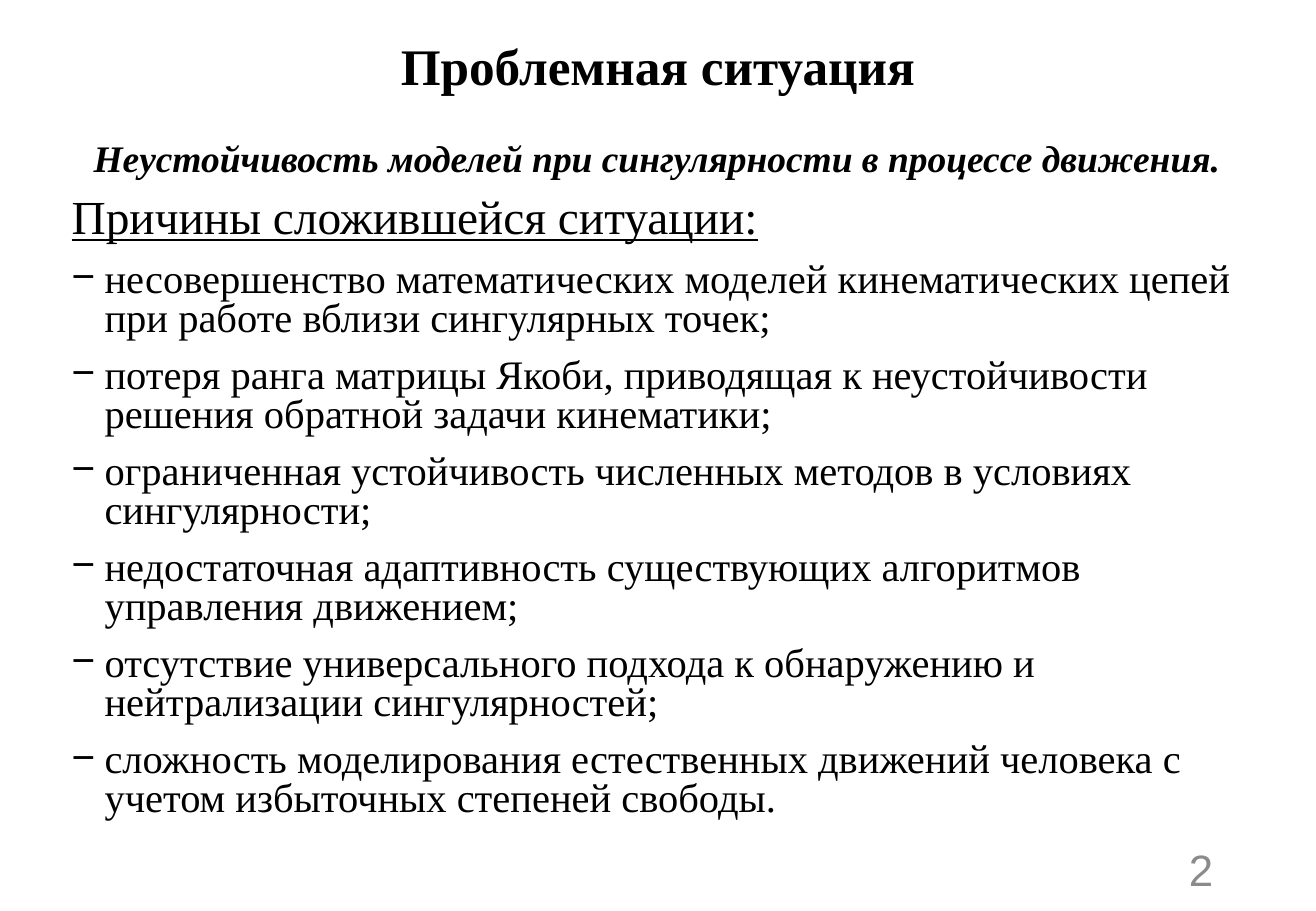
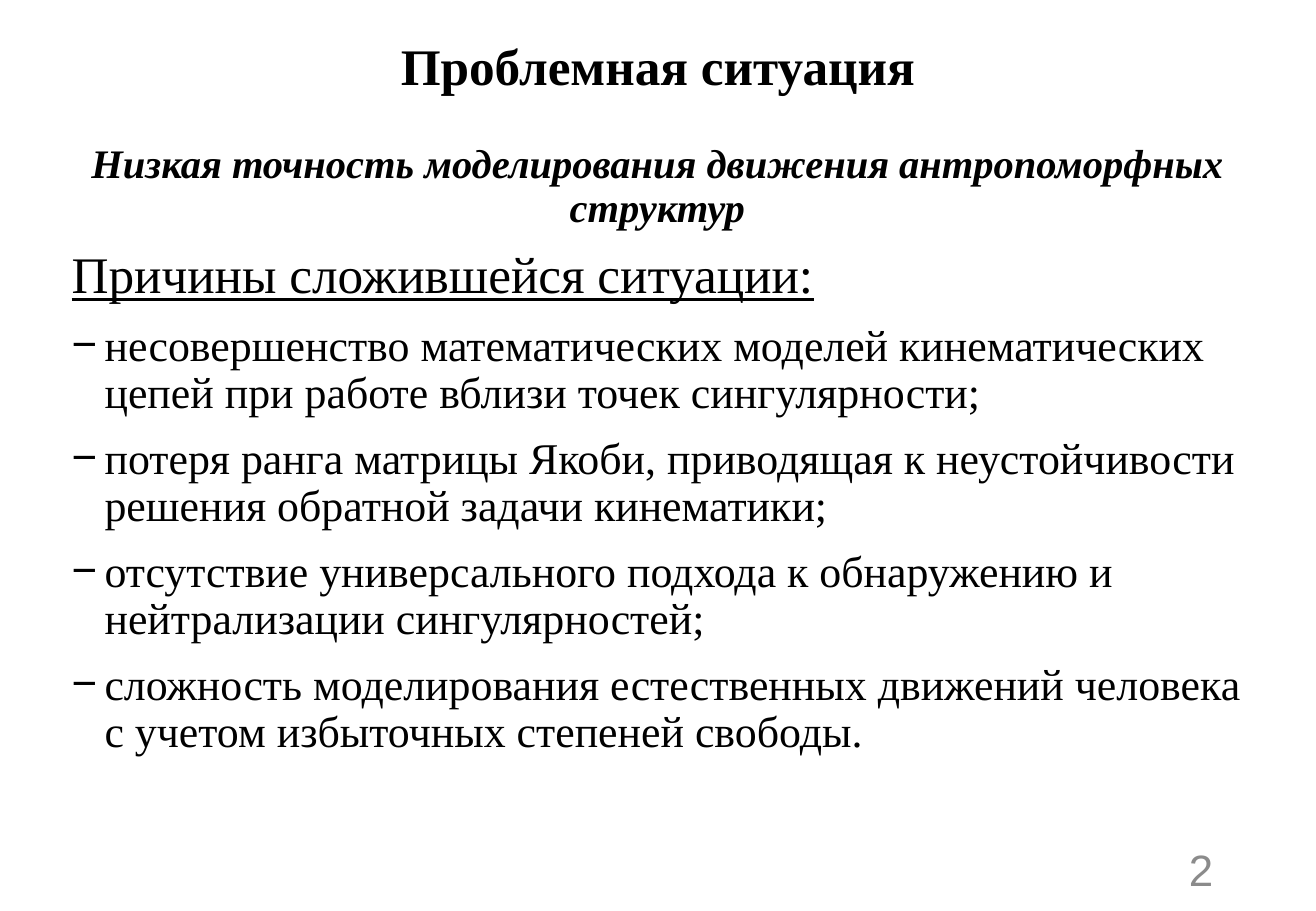
Before and after one commit to n7arti/MIET.Magistratura, a slide deck: slide 2 of Диссертация/Смотр 2 курс 2 семестр/Артамонова_презентация.pptx. Drawn at 1316x911 pixels with LibreOffice and Linux fonts; fonts in the diff are those of the drawing. Boxes give left, top, right and bottom in pixels: in the first picture for what was removed or moved away, otherwise in the second. Text is boxed around its words. In the diff, an @@ line names an element or a change of style, - is before the commit and + after.

```diff
--- a/Диссертация/Смотр 2 курс 2 семестр/Артамонова_презентация.pptx
+++ b/Диссертация/Смотр 2 курс 2 семестр/Артамонова_презентация.pptx
@@ text at bbox=[91, 150, 1223, 231]: text changed; size 22.2 to 24 pt @@
-Неустойчивость моделей при сингулярности в процессе движения.
+Низкая точность моделирования движения антропоморфных структур
@@ text at bbox=[72, 258, 1240, 756]: size 28.1 to 30.3 pt in "Причины сложившейся ситуации:"; size 24.1 to 26 pt in "потеря ранга матрицы Якоби, приводящая к неустойчивости ...", "отсутствие универсального подхода к обнаружению и нейтрализа ...", "сложность моделирования естественных движений человека с уче ..."; line spacing 0.8 to 0.9 @@
@@ text at bbox=[105, 331, 1204, 417]: text changed; size 24.1 to 26 pt @@
-− несовершенство математических моделей кинематических цепей при работе вблизи сингулярных точек;
+− несовершенство математических моделей кинематических цепей при работе вблизи точек сингулярности;
@@ text at bbox=[105, 457, 1131, 628]: paragraphs removed @@
-− ограниченная устойчивость численных методов в условиях сингулярности;
-− недостаточная адаптивность существующих алгоритмов управления движением;
```
Also in this commit, not shown: 4 other slides changed, 2 other files.
